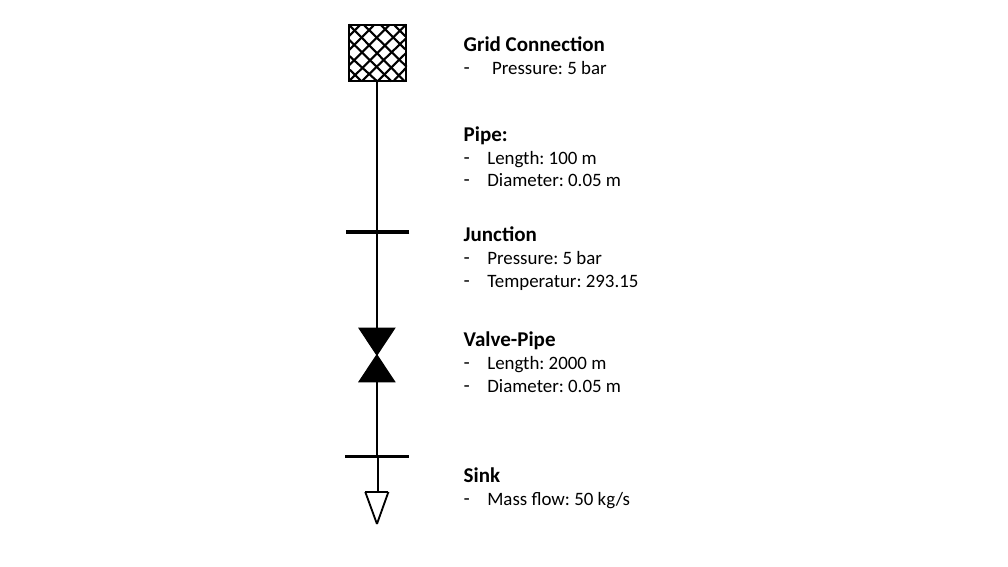
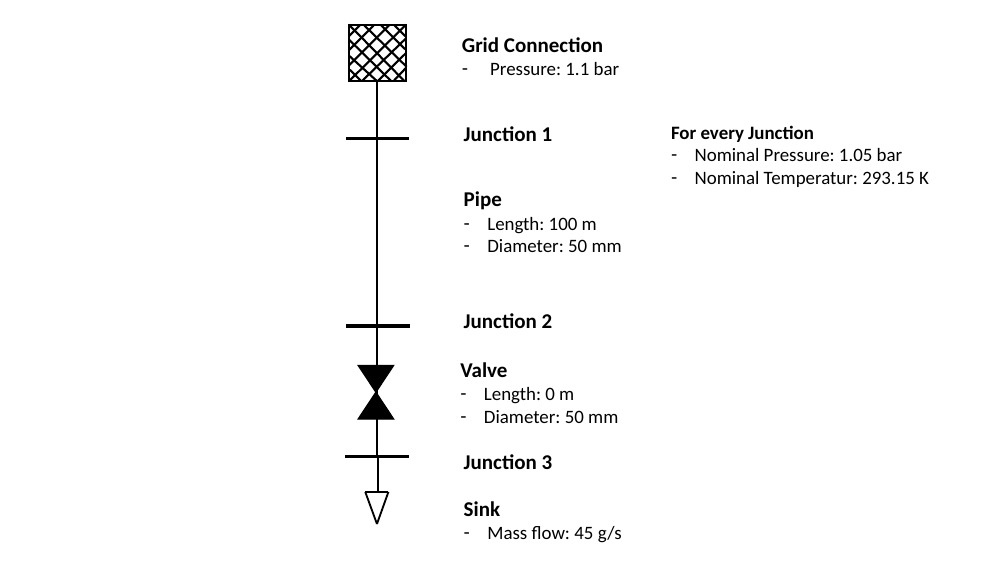
Before and after one commit to ttrummel/pandapipes-homepage, a slide deck: slide 1 of e2niee.github.io/images/getting_started/simple_network.pptx. Drawn at 1008x567 pixels with LibreOffice and Linux fonts; fonts in the diff are those of the drawing. Boxes give left, top, right and bottom in pixels: in the first picture for what was removed or moved away, otherwise in the second. Text is boxed around its words. In the diff, an @@ line names an element or a change of style, - is before the commit and + after.

```diff
--- a/e2niee.github.io/images/getting_started/simple_network.pptx
+++ b/e2niee.github.io/images/getting_started/simple_network.pptx
@@ text at [490,62,620,75]: text changed @@
-– Pressure: 5 bar
+– Pressure: 1.1 bar
@@ line added from (409, 138) to (346, 138), #000000 3.5 pt @@
@@ text added at [464,126,553,141], 20 pt, text #000000, bold @@
+Junction 1
@@ text at [671,125,929,187]: text changed @@
-Junction
-– Pressure: 5 bar
-– Temperatur: 293.15
+For every Junction
+– Nominal Pressure: 1.05 bar
+– Nominal Temperatur: 293.15 K
@@ text "Pipe": place and size @@
-text "Pipe" at [464,126,621,186]
+text "Pipe" at [464,191,622,252]
@@ text at [464,191,502,210]: text changed @@
-Pipe:
+Pipe
@@ text at [487,239,622,252]: text changed @@
-– Diameter: 0.05 m
+– Diameter: 50 mm
@@ line moved from (410, 232) - (346, 232) to (410, 326) - (346, 326) @@
@@ text added at [464,313,553,328], 20 pt, text #000000, bold @@
+Junction 2
@@ triangle: place and size @@
-triangle at [359,328,395,355]
+triangle at [358,365,394,392]
@@ text at [460,362,618,423]: text changed @@
-Valve-Pipe
-– Length: 2000 m
-– Diameter: 0.05 m
+Valve
+– Length: 0 m
+– Diameter: 50 mm
@@ triangle: place and size @@
-triangle at [359,355,395,382]
+triangle at [358,392,394,420]
@@ text added at [464,454,553,469], 20 pt, text #000000, bold @@
+Junction 3
@@ text "Sink": place and size @@
-text "Sink" at [464,467,630,509]
+text "Sink" at [464,501,622,543]
@@ text at [487,526,622,543]: text changed @@
-– Mass flow: 50 kg/s
+– Mass flow: 45 g/s
```
Also in this commit, not shown: 5 other files.
